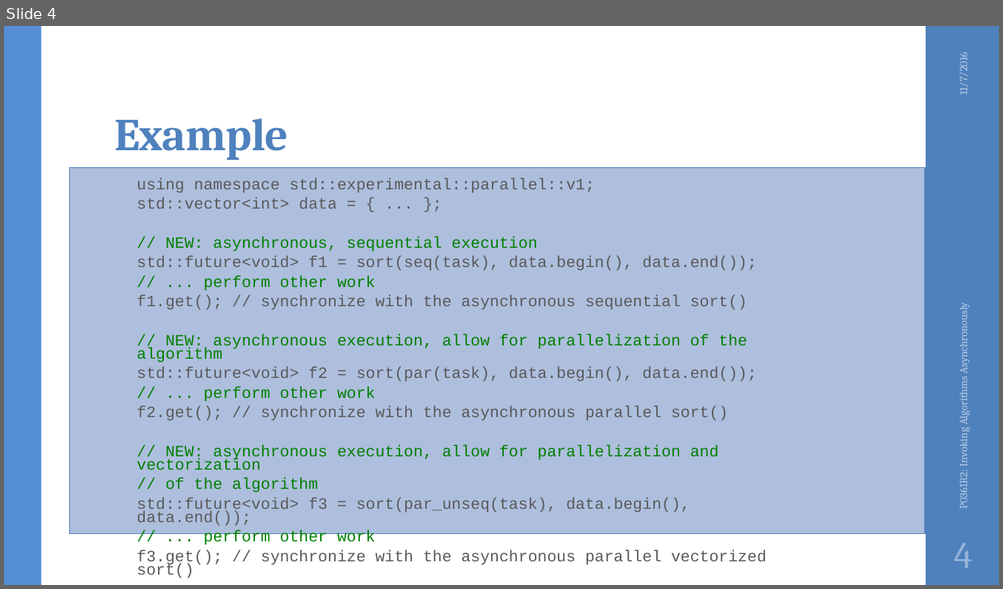
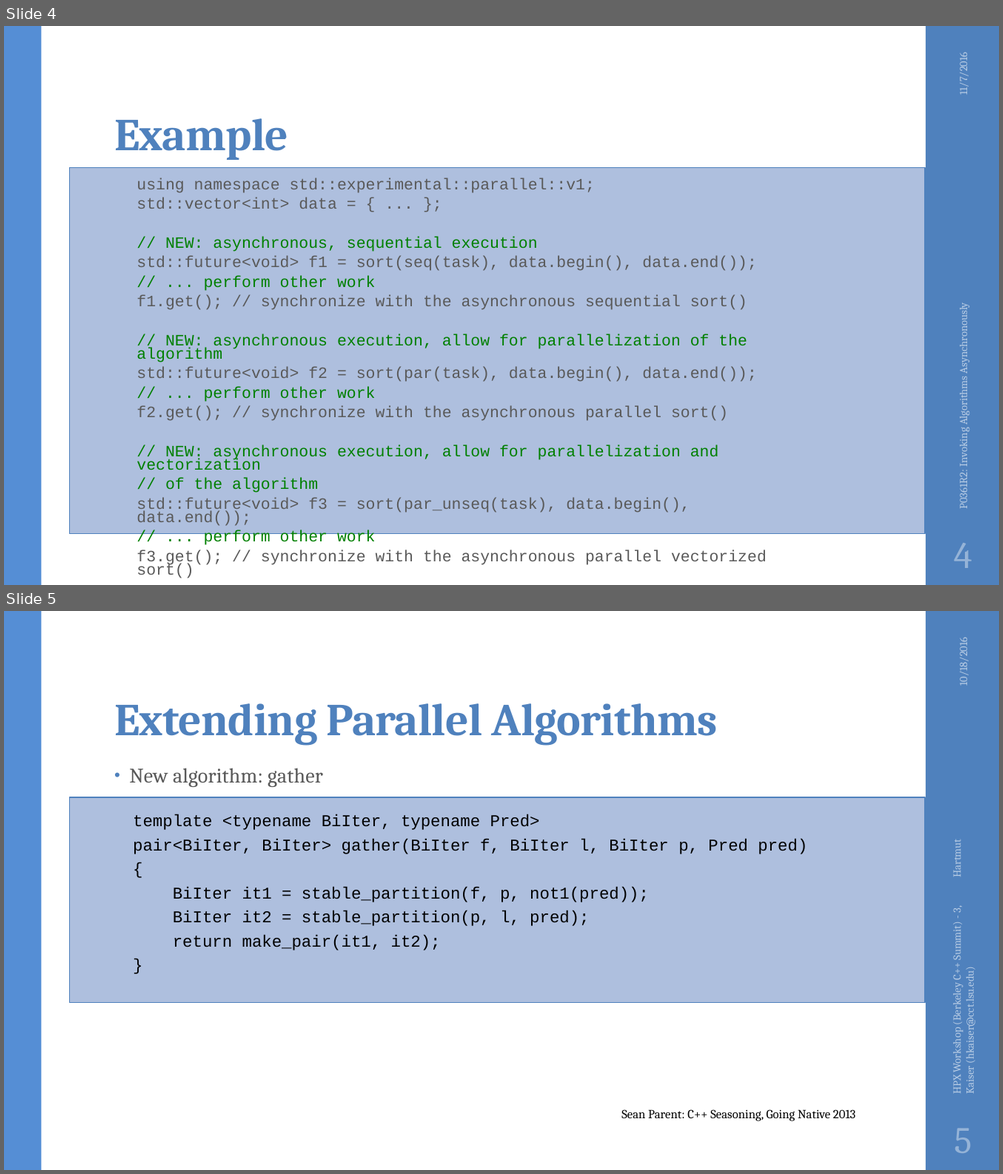
Before and after one commit to STEllAR-GROUP/P0361, a slide deck: P0361R1 - Invoking Algorithms Asynchronously.pptx. Shown one above the other, each under a label of ours: slide 4 before the commit, slides 4 and 5 after it. The pictures are 1003x589 and 1003x1174 pixels, drawn with LibreOffice and Linux fonts; fonts in the diff are those of the drawing; background and template pictures are left out. Boxes give left, top, right and bottom in pixels: in the first picture for what was removed or moved away, otherwise in the second. Text is boxed around its words. In the diff, an @@ line names an element or a change of style, - is before the commit and + after.

```diff
--- a/P0361R1 - Invoking Algorithms Asynchronously.pptx
+++ b/P0361R1 - Invoking Algorithms Asynchronously.pptx
@@ slide 5 added at (x1=4, y1=611, x2=999, y2=1170), background #FFFFFF; not listed: 2 template elements that a slide beside it also shows @@
@@ text added at (x1=956, y1=641, x2=970, y2=684), 10.5 pt, text #B9CDE5 @@
+10/18/2016
@@ title added at (x1=114, y1=703, x2=717, y2=745), 44 pt, text #4F81BD, bold @@
+Extending Parallel Algorithms
@@ rectangle added at (x1=70, y1=797, x2=925, y2=1002), fill #AFC0DF, outline #4F81BD 0.75 pt @@
@@ text added at (x1=133, y1=815, x2=807, y2=951), 16 pt, text #000000 @@
+• New algorithm: gather
+    template <typename BiIter, typename Pred>
+    pair<BiIter, BiIter> gather(BiIter f, BiIter l, BiIter p, Pred pred)
+    {
+    BiIter it1 = stable_partition(f, p, not1(pred));
+    BiIter it2 = stable_partition(p, l, pred);
+    return make_pair(it1, it2);
+    }
@@ text added at (x1=949, y1=908, x2=976, y2=1093), 10.5 pt, text #B9CDE5 @@
+HPX Workshop (Berkeley C++ Summit) - 3, Hartmut Kaiser (hkaiser@cct.lsu.edu)
@@ text added at (x1=621, y1=1110, x2=855, y2=1122), 12 pt, text #000000 @@
+Sean Parent: C++ Seasoning, Going Native 2013
@@ page number added at (x1=953, y1=1128, x2=971, y2=1153), 36 pt, text #95B3D7 @@
+5
```
Also in this commit, not shown: 1 other file.
